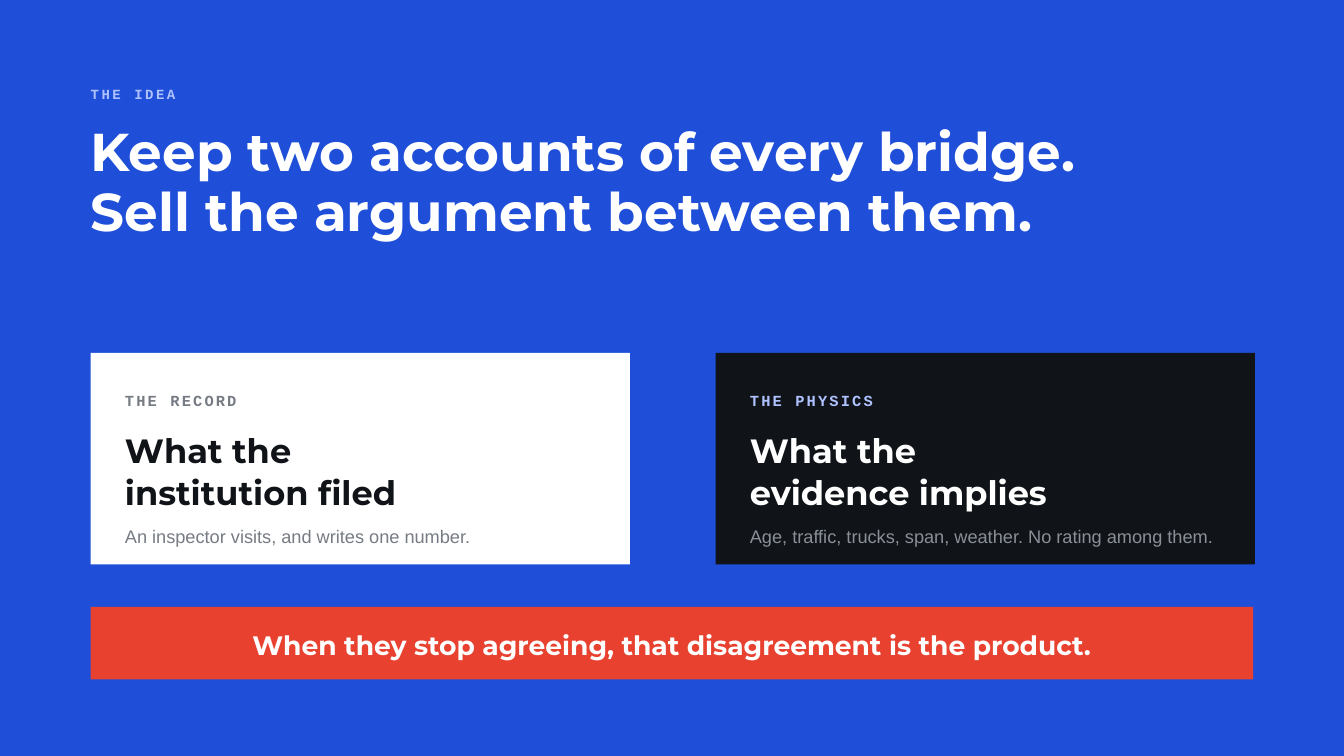
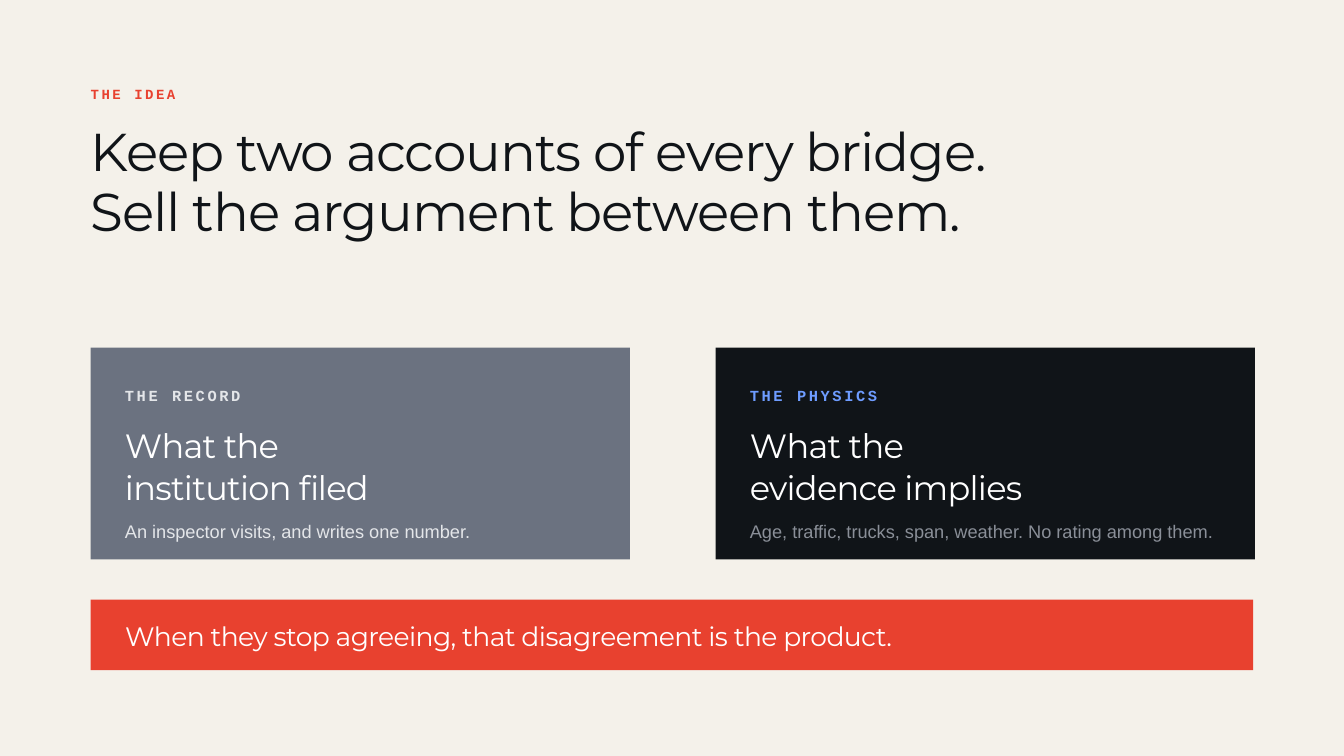
Before and after one commit to ArockiaRajamanickam/dissent, a slide deck: slide 4 of pitch/DISSENT_Nexus_Network.pptx. Drawn at 1344x756 pixels with LibreOffice and Linux fonts; fonts in the diff are those of the drawing. Boxes give left, top, right and bottom in pixels: in the first picture for what was removed or moved away, otherwise in the second. Text is boxed around its words. In the diff, an @@ line names an element or a change of style, - is before the commit and + after.

```diff
--- a/pitch/DISSENT_Nexus_Network.pptx
+++ b/pitch/DISSENT_Nexus_Network.pptx
@@ background #1F4FD8 to #F4F1EA @@
@@ text "THE IDEA" at [91,89,175,99]: text colour #AFC2FF to #E8412F @@
@@ text "Keep two accounts of every ..." at [91,131,987,242]: text colour #FFFFFF to #101418, letter spacing 0 to -0.8 pt, bold off @@
@@ 3 rectangles, 1 text: place and size @@
-3 rectangles, 1 text at [91,353,1255,680]
+3 rectangles, 1 text at [91,348,1255,670]
@@ rectangle at [91,348,630,560]: fill #FFFFFF to #6B7280 @@
@@ text "THE RECORD" at [125,391,240,401]: text colour #767B84 to #E4E6E9, letter spacing 1.5 to 1.8 pt @@
@@ text "THE PHYSICS" at [750,390,877,401]: text colour #AFC2FF to #6E9CFF, letter spacing 1.5 to 1.8 pt @@
@@ text "What the" at [125,433,369,500]: text colour #101418 to #FFFFFF, letter spacing 0 to -0.5 pt, bold off @@
@@ text "What the" at [750,433,1022,507]: letter spacing 0 to -0.5 pt, bold off @@
@@ text "An inspector visits, and writes ..." at [125,525,471,542]: text colour #767B84 to #E4E6E9 @@
@@ text "When they stop agreeing, that ...": place and size @@
-text "When they stop agreeing, that ..." at [252,634,1091,661]
+text "When they stop agreeing, that ..." at [125,626,892,652]
@@ text "When they stop agreeing, that ..." at [125,626,892,652]: letter spacing 0 to -0.4 pt, bold off; alignment centre to left @@
```
Also in this commit, not shown: 13 other slides changed, 2 other files.
